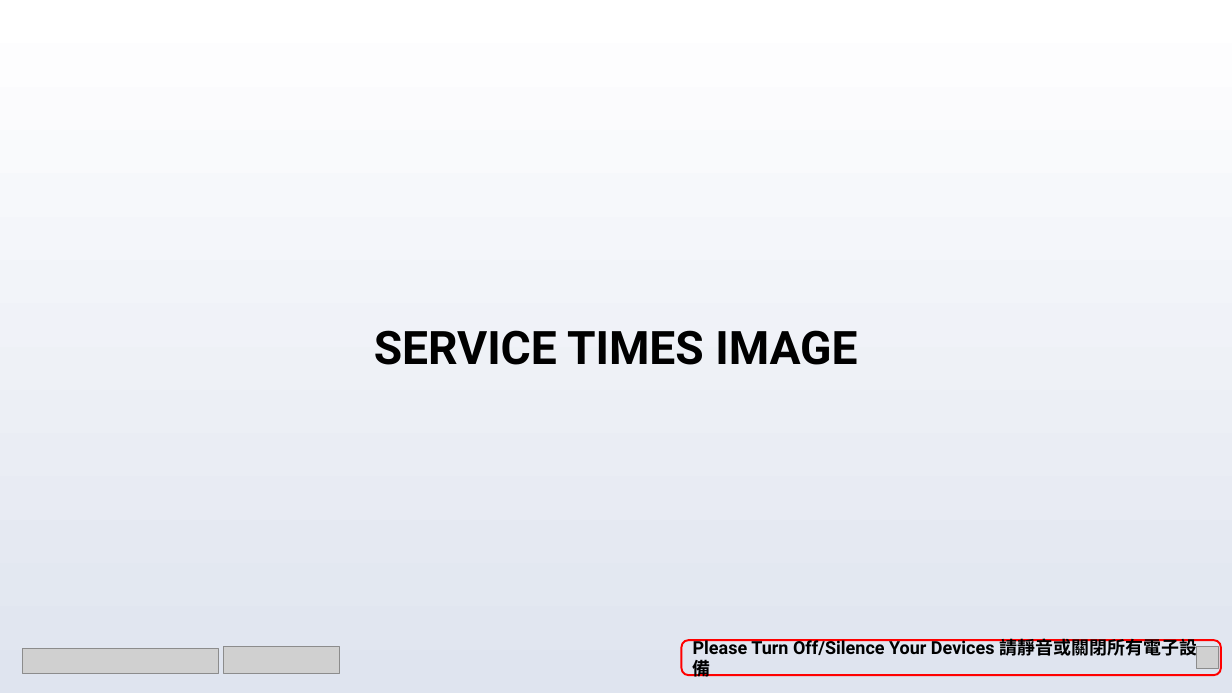
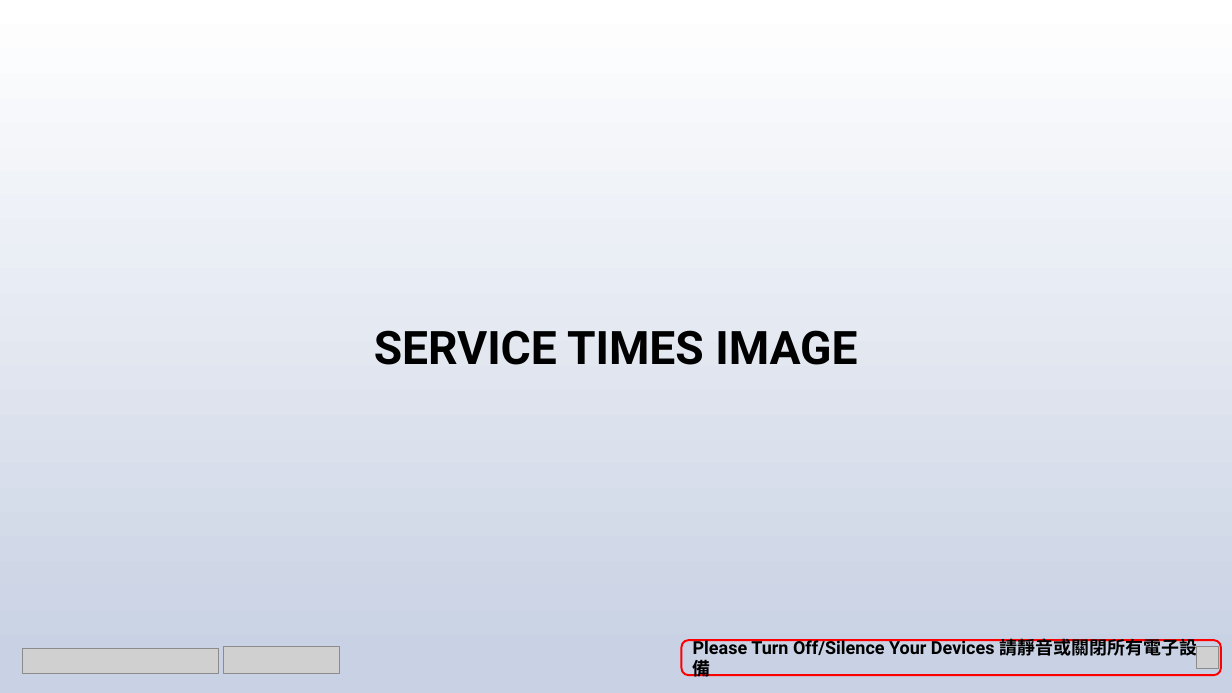
Before and after one commit to calebchanwy/tjc-powerpoint, a slide deck: slide 11 of TJCPowerPoint/Resources/ServiceWidescreen.pptx. Drawn at 1232x693 pixels with LibreOffice and Linux fonts; fonts in the diff are those of the drawing; grey boxes stand for pictures. Boxes give left, top, right and bottom in pixels: in the first picture for what was removed or moved away, otherwise in the second. Text is boxed around its words. In the diff, an @@ line names an element or a change of style, - is before the commit and + after.

```diff
--- a/TJCPowerPoint/Resources/ServiceWidescreen.pptx
+++ b/TJCPowerPoint/Resources/ServiceWidescreen.pptx
@@ background gradient #FFFFFF to #DFE4EF to gradient #FFFFFF to #C9D2E4 @@
```
Also in this commit, not shown: 10 other slides changed, 14 other files.
